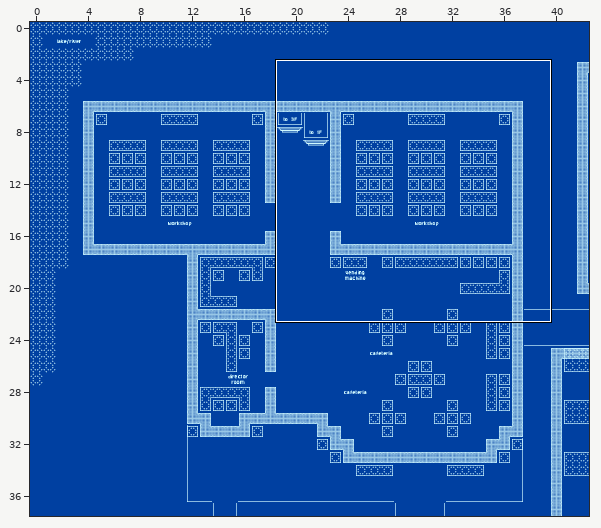
Tiled map (JSON) -- ssc-2f.tmj. The first picture is a wide view before the edit; the outline marks the close-up.
Close-up. First the earlier version:
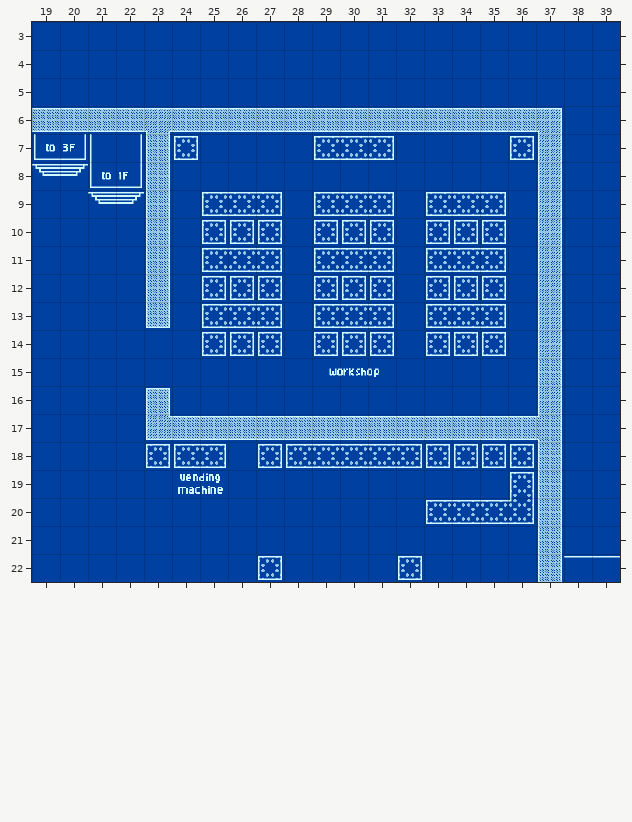
Cells are 32x32 px. Shown: x 19..39, y 3..22. The commit also changed other parts of the map, which this record leaves out.
The result:
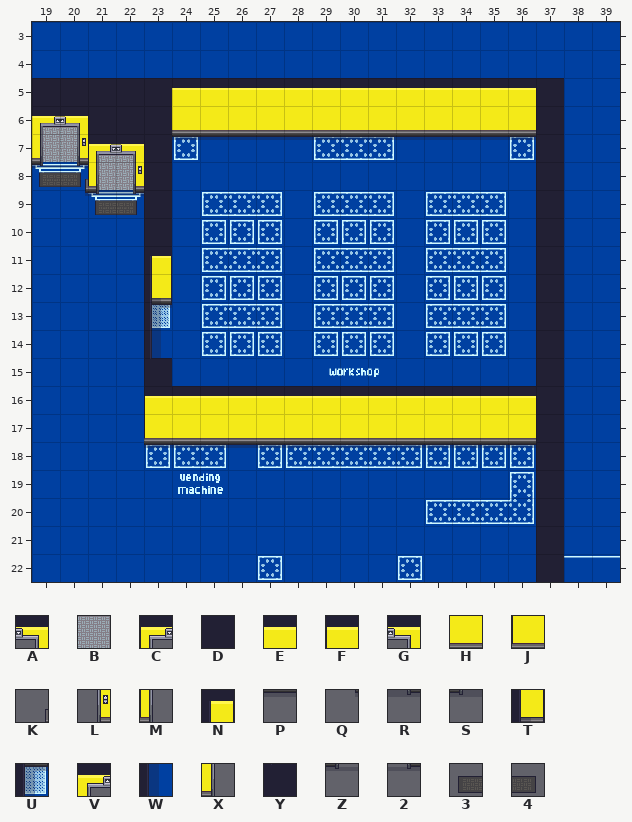
Key: from "TinyVill Tileset - WJ": A 152, B 153, C 155, D 232, E 233, F 234 flipped left-right, G 252, H 333, J 334 flipped left-right, K 348 flipped left-right, L 352, M 355, N 432, P 433, Q 448 flipped left-right, R 452, S 455, T 532, U 632, V 653, W 732, X 753, Y 832, Z 853, 2 854, 3 1326, 4 1327.
_ is an empty cell.
Tiles of an added or newly shown layer are drawn over the layers below it.
See-through tiles are keyed as they look on the map.
From old to new:
Changed rows in their new state; . is an unchanged cell.
Layer "floor/floor1":
first column x 19:
 6 BB..
 7 BBBB
 8 ..BB
Layer "floor/floor3" (added):
first column x 19:
 8 34..
 9 ..34
Layer "walls/walls1":
first column x 19:
 5 DDDDDEEEEEEEEEEEEED
 6 VGDDDHHHHHHHHHHHHHD
 7 XLCADPPPPPPPPPPPPPD
 8 Z2MLD.............D
 9 ..SRD.............D
10 ....D.............D
11 ....N.............D
12 ....T.............D
13 ....U.............D
14 ....W.............D
15 ....Y.............D
16 ....FEEEEEEEEEEEEED
17 ....JHHHHHHHHHHHHHD
18 ....PPPPPPPPPPPPPPD
19 ..................D
20 ..................D
21 ..................D
22 ..................D
Layer "walls/walls2":
first column x 20:
 8 K
 9 Q
Changed places in both close-ups, as pixel boxes (x1, y1, x2, y2):
added: (32, 78, 564, 582)
